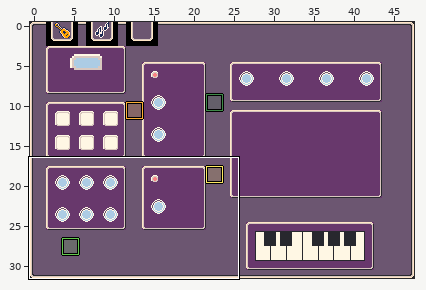
Level history. LDtk project: tiny-cli/src/main/resources/sfx/sfx-editor.ldtk. Above, an overview of the earlier version with the close-up marked.
Close-up. As it was:
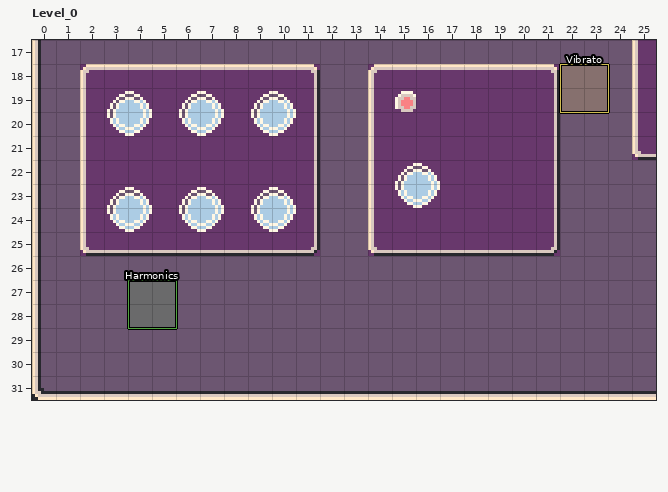
Cells are 8x8 px. Shown: Level_0 x 0..25, y 17..31.
The same view after the edit:
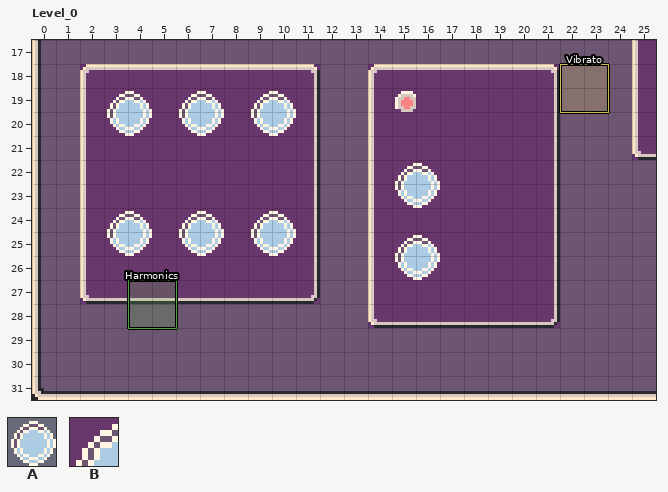
Key: from "Spritesheet_16x16": A 49; from "WidgetBorder": B 1.
_ is an empty cell.
Objects are placed by their top-left corner, in cells (3,4 is the top-left corner of cell 3,4); size is 1x1 cell unless given.
Changes in this commit:
Layer "WidgetBorder":
y 26..27: x 2..11 __________ -> BBBBBBBBBB; x 14..21 ________ -> BBBBBBBB
y 28: x 14..21 ________ -> BBBBBBBB
Layer "Widgets":
changed: A "Knob" at 3,23 size 2x2 -> A "Knob" at 3,24 size 2x2
changed: A "Knob" at 6,23 size 2x2 -> A "Knob" at 6,24 size 2x2
changed: A "Knob" at 9,23 size 2x2 -> A "Knob" at 9,24 size 2x2
added: A "Knob" at 15,25 size 2x2
